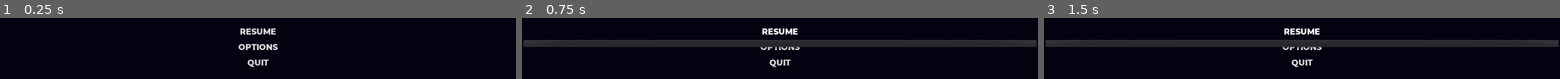
Above: before the commit, frames 1-3 (left to right).
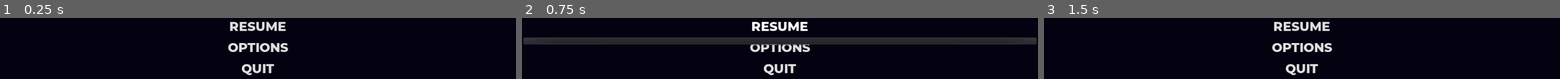
Above: after the commit, the same moments.

Repository: dariodinizg/Chaotic-Fleet
Game: Godot game, scene res://scene/pause_menu/pause_menu.tscn
The game is run twice, just before and just after one commit, with the same random seed, the same clock (stepped at 60 frames per second) and the same inputs. This scene is started directly instead of the project's main scene.
Inputs:
- Up to frame 1 (0.25 s): no input
- Up to frame 2 (0.75 s): click "RESUME" at 0.5 s
- Up to frame 3 (1.5 s): click "OPTIONS" at 1.25 s

The runs differ from the first frame. In frame 1, 3.7% of the frame differs, in the area x 44-56%, y 6-94%; in frame 2, 11%; in frame 3, 15%, in the area x 0-100%, y 6-94%.

Commit message:
creates pause_menu script basic structure

Diff:
--- a/scene/main_menu/Menu.gd
+++ b/scene/main_menu/Menu.gd
@@ -41,8 +41,7 @@
 	emit_signal("solo_game_btn_pressed")
 
 func _on_exit_btn_pressed():
-	GameHandler.saveConfig()
-	get_tree().quit()
+	Handler._quit_game()
 
 func _on_options_btn_pressed():
 	Handler._plug_scene(Handler.PLUGGED_SCENES.options)
--- /dev/null
+++ b/scene/pause_menu/pause_menu.gd
@@ -0,0 +1,32 @@
+extends Control
+
+const HANDLER_NAME = "SceneHandler"
+
+var Handler
+
+var ResumeBtn
+var OptionsBtn
+var QuitBtn
+
+func _ready():
+	Handler = get_tree().get_root().get_node(HANDLER_NAME)
+
+func connect_itself():
+	pass
+
+func disconnect_itself():
+	pass
+
+func initialize_components():
+	ResumeBtn = $VBoxContainer/Resume
+	OptionsBtn = $VBoxContainer/Quit
+	QuitBtn = $VBoxContainer/Quit
+
+func _on_options_btn_pressed():
+	pass
+
+func _on_resume_btn_pressed():
+	pass
+
+func _on_quit_btn_pressed():
+	Handler._quit_game()
--- a/scene/pause_menu/pause_menu.tscn
+++ b/scene/pause_menu/pause_menu.tscn
@@ -1,15 +1,18 @@
-[gd_scene load_steps=4 format=2]
+[gd_scene load_steps=5 format=2]
 
 [ext_resource path="res://Assets/Fonts/montserrat_extrabold.otf" type="DynamicFontData" id=1]
+[ext_resource path="res://scene/pause_menu/pause_menu.gd" type="Script" id=2]
 
 [sub_resource type="Theme" id=1]
 
 [sub_resource type="DynamicFont" id=2]
+size = 25
 font_data = ExtResource( 1 )
 
 [node name="Control" type="Control"]
 anchor_right = 1.0
 anchor_bottom = 1.0
+script = ExtResource( 2 )
 
 [node name="CollisionShape2D" type="ColorRect" parent="."]
 anchor_right = 1.0
@@ -22,26 +25,26 @@
 alignment = 1
 
 [node name="Resume" type="MenuButton" parent="VBoxContainer"]
-margin_top = 255.0
+margin_top = 239.0
 margin_right = 1024.0
-margin_bottom = 282.0
+margin_bottom = 277.0
 theme = SubResource( 1 )
 custom_fonts/font = SubResource( 2 )
 text = "RESUME"
 
 [node name="Options" type="MenuButton" parent="VBoxContainer"]
-margin_top = 286.0
+margin_top = 281.0
 margin_right = 1024.0
-margin_bottom = 313.0
+margin_bottom = 319.0
 focus_mode = 2
 theme = SubResource( 1 )
 custom_fonts/font = SubResource( 2 )
 text = "OPTIONS"
 
 [node name="Quit" type="MenuButton" parent="VBoxContainer"]
-margin_top = 317.0
+margin_top = 323.0
 margin_right = 1024.0
-margin_bottom = 344.0
+margin_bottom = 361.0
 focus_mode = 2
 theme = SubResource( 1 )
 custom_fonts/font = SubResource( 2 )
--- a/scene/scene_handler/SceneHandler.gd
+++ b/scene/scene_handler/SceneHandler.gd
@@ -60,6 +60,9 @@
 	$MarginContainer.add_child(scene_instance)
 
 
+func _quit_game():
+	GameHandler.saveConfig()
+	get_tree().quit()
 
 #func _check_config_keys():
 #	if Input.is_action_just_pressed("ui_cancel"):
Not shown, changed: game_settings
